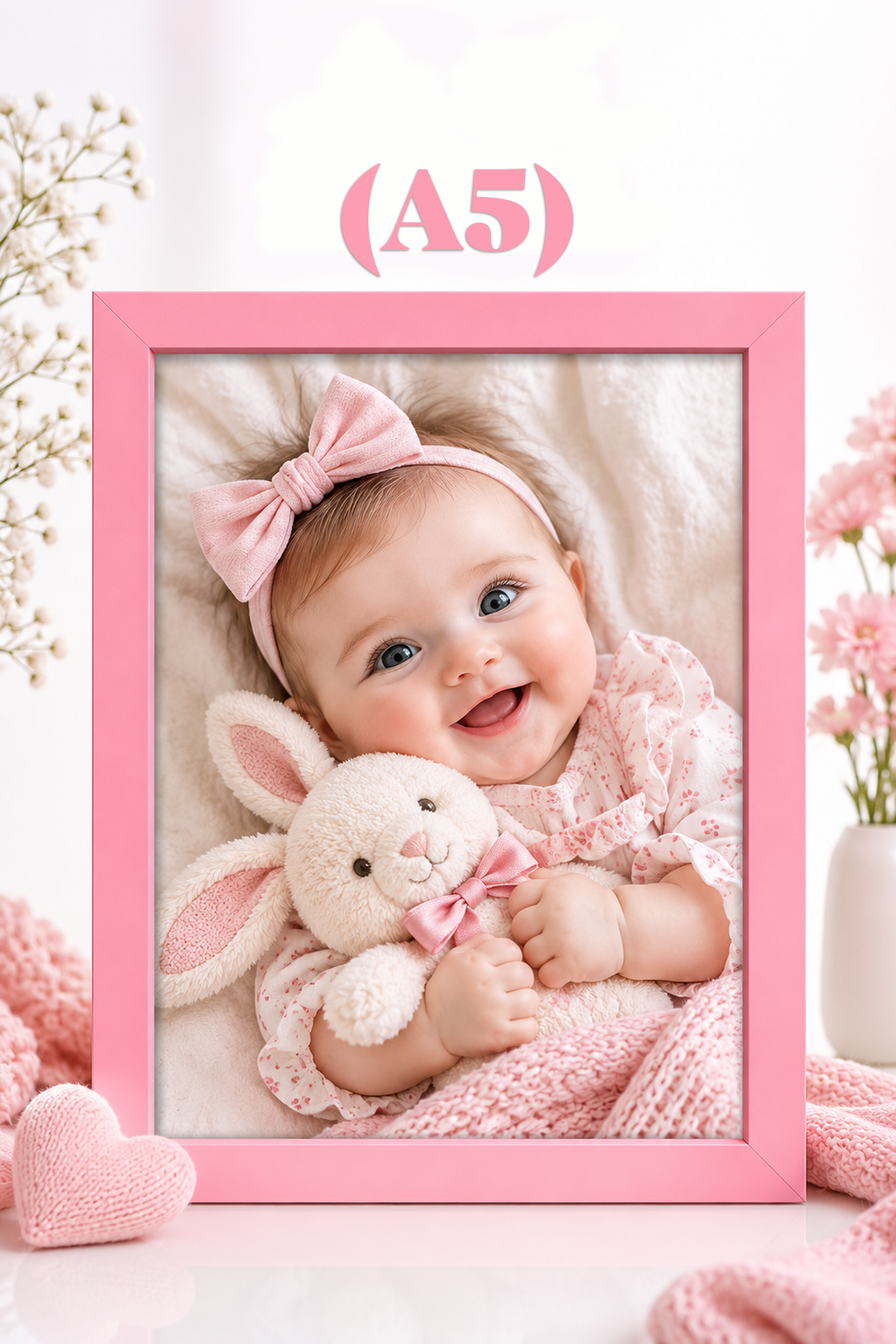
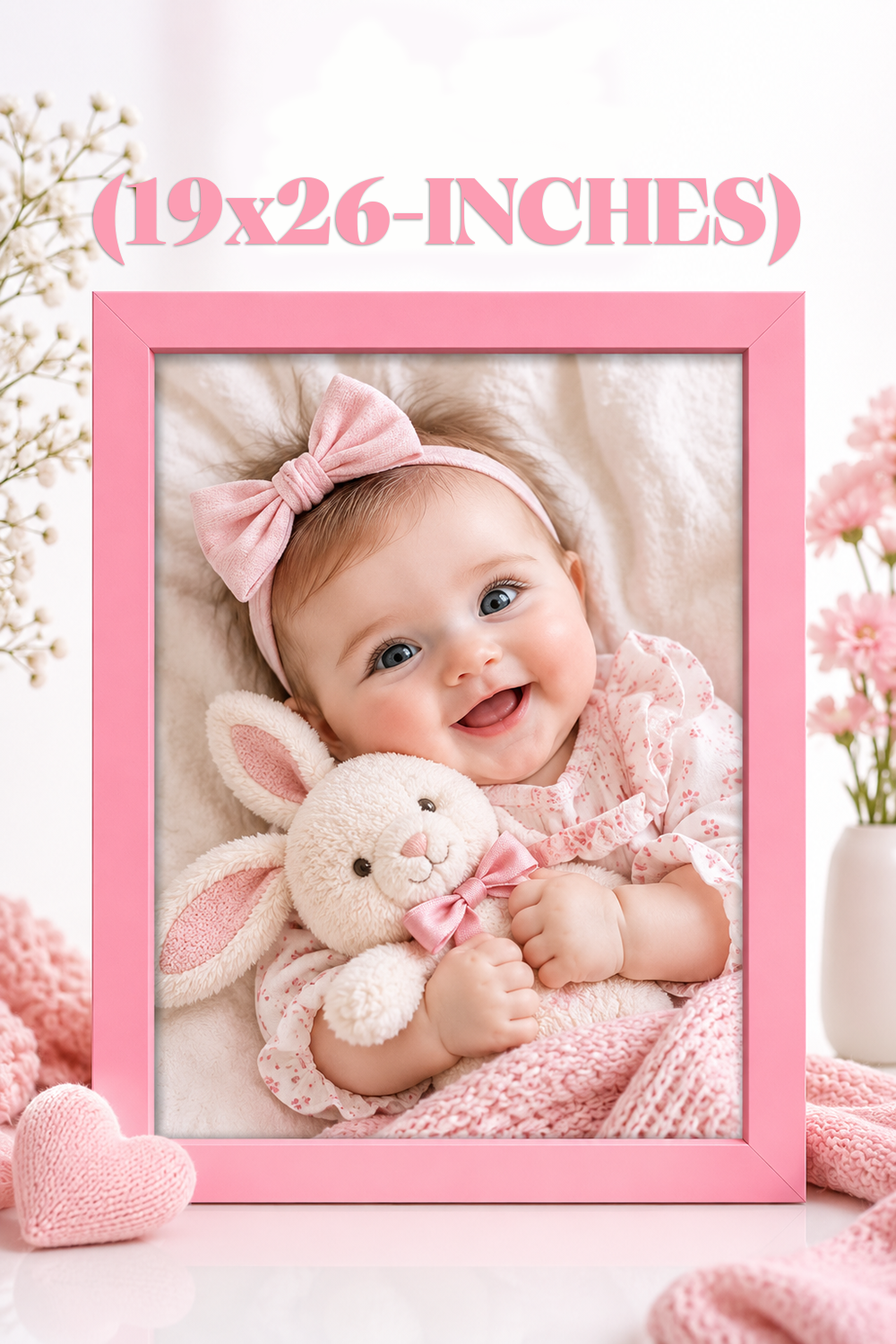
Revision of a layered 896 x 1344 image; what changed, layer by layer:
renamed "(A5)" to "(19x26-INCHES)", painted on it over [93, 163, 801, 277]
